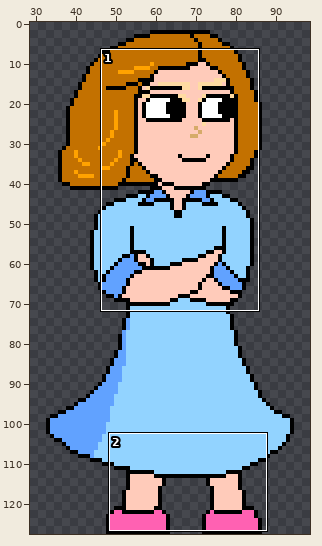
Pixel-art file, stored at Assets/Sprites/mom.aseprite. Above, an overview of the earlier version with the close-up marked.
Close-up. Before:
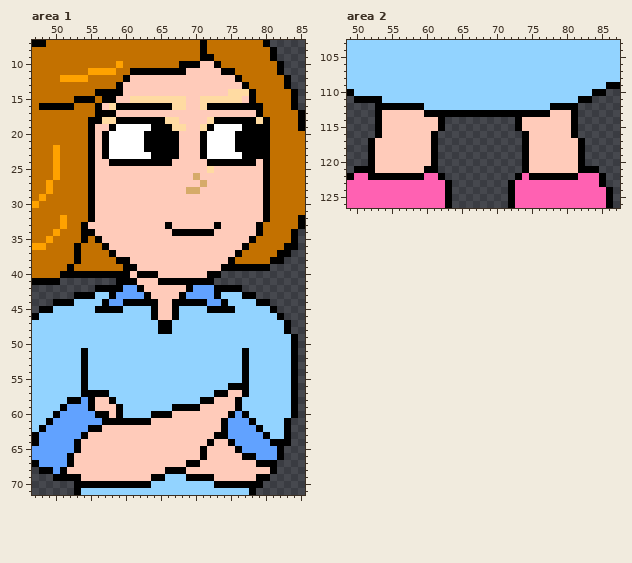
128x128 pixels, 1 frame. Shown: area 1: x 47..85, y 7..71; area 2: x 49..87, y 103..126. The wide view leaves out empty margins.
Once edited:
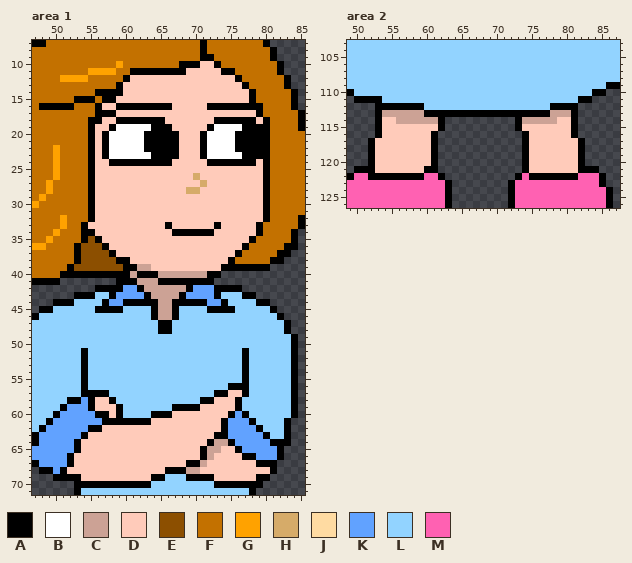
Palette (. is transparent): A #000000  B #ffffff  C #cca295  D #ffcbba  E #8c4f00  F #c37100  G #ffa200  H #d6ab69  J #ffdba2  K #61a2ff  L #92d3ff  M #ff61b2
Difference:
Area 1:
The edit turns colour D into colour C in row 39 at x 62 to 63; in row 40 at x 61 and 65 to 71; in row 41 at x 62 to 64; in row 42 at x 63 to 68; in row 43 at x 64 to 67; in rows 44 to 46 at x 65 to 66.
The edit turns colour D into colour C in row 64 at x 73 to 74; in row 65 at x 72 to 73; in row 66 at x 72; in row 67 at x 71; in row 68 at x 69 to 70.
The edit turns colour J into colour D in row 14 at x 75 to 77; in row 15 at x 61 to 68 and 71 to 76; in row 16 at x 58, 67 to 68 and 71; in row 18 at x 57 to 58, 66 to 67, 72 and 79; in row 19 at x 67 to 68 and 71; in row 25 at x 72.
The edit turns colour F into colour E in row 35 at x 55; in row 36 at x 54 to 56; in row 37 at x 54 to 57; in row 38 at x 54 to 58; in row 39 at x 53 to 59.
Area 2, layer "body":
The edit turns colour D into colour C in row 113 at x 54 to 59 and 78 to 80; in row 114 at x 56 to 61 and 74 to 78.
